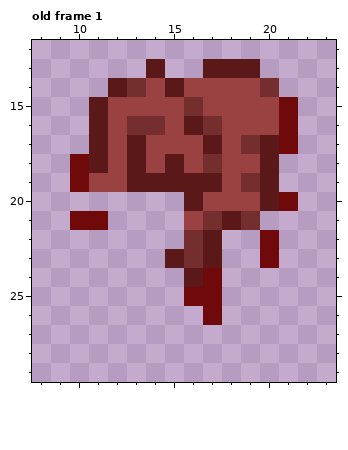
Two versions of one pixel-art file, Assets/Sprites/Pellet/Bonus_Score_Cherry.aseprite. That is the earlier state.
32x32 pixels, 1 frame. Shown: old frame 1: x 8..23, y 12..29. The commit also changed other frames, which this record leaves out.
The same view after the edit:
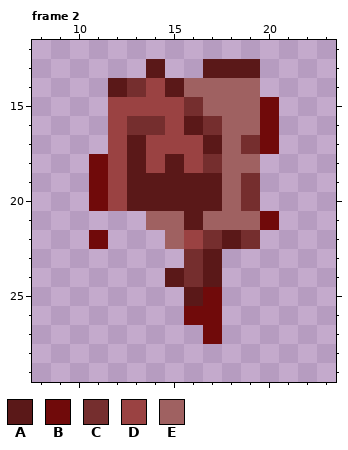
Palette (. is transparent): A #5a1818  B #700a0a  C #752e2e  D #9a4242  E #9f6161
A new or re-ordered frame is compared with the old frame closest to it.
The exact change:
frames 1 -> 6
Frame 2 is new; against old frame 1:
y 14: x 16..20 DDDDC -> EEEE.
y 15: x 11 A -> .; x 17..21 DDDDB -> EEEB.
y 16: x 11 A -> .; x 18..21 DDDB -> EEB.
y 17: x 11 A -> .; x 18 D -> E; x 20..21 AB -> B.
y 18: x 10..11 BA -> .B; x 18..20 DDA -> EE.
y 19: x 10..11 BD -> .B; x 18 D -> E; x 20 A -> .
y 20: x 11..15 ..... -> BDAAA; x 17..21 DDDAB -> AEC..
y 21: x 10..11 BB -> ..; x 14..20 ..DCAC. -> EEAEEEB
y 22: x 11 . -> B; x 15..20 .CA..B -> EDCAC.
y 23: x 15 A -> .; x 20 B -> .
y 24: x 15..17 .AB -> ACA
y 25: x 16 B -> A
y 26: x 16 . -> B
y 27: x 17 . -> B
Boxes around the changes in both pictures, in picture pixels (x1, y1, x2, y2):
changed: (70, 78, 298, 344)
